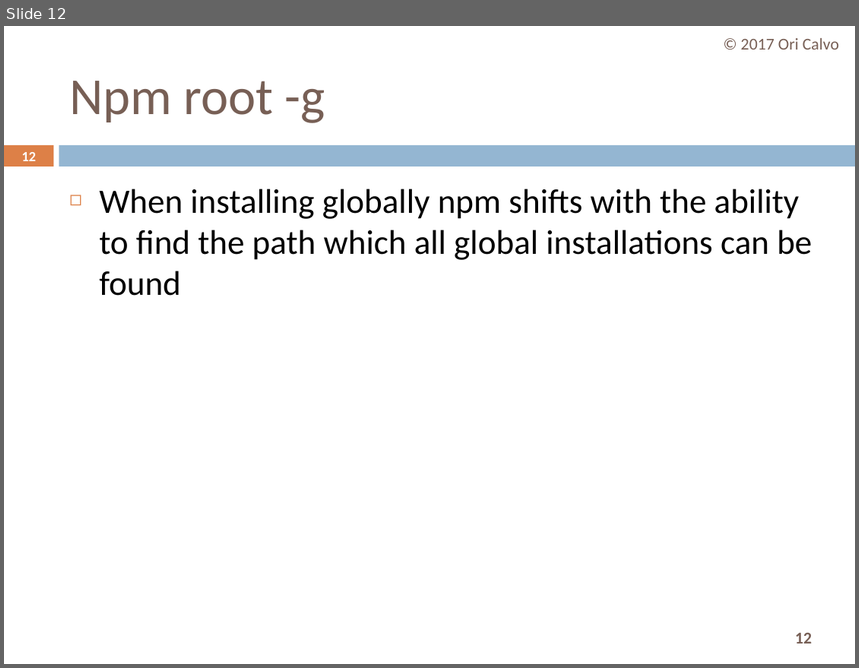
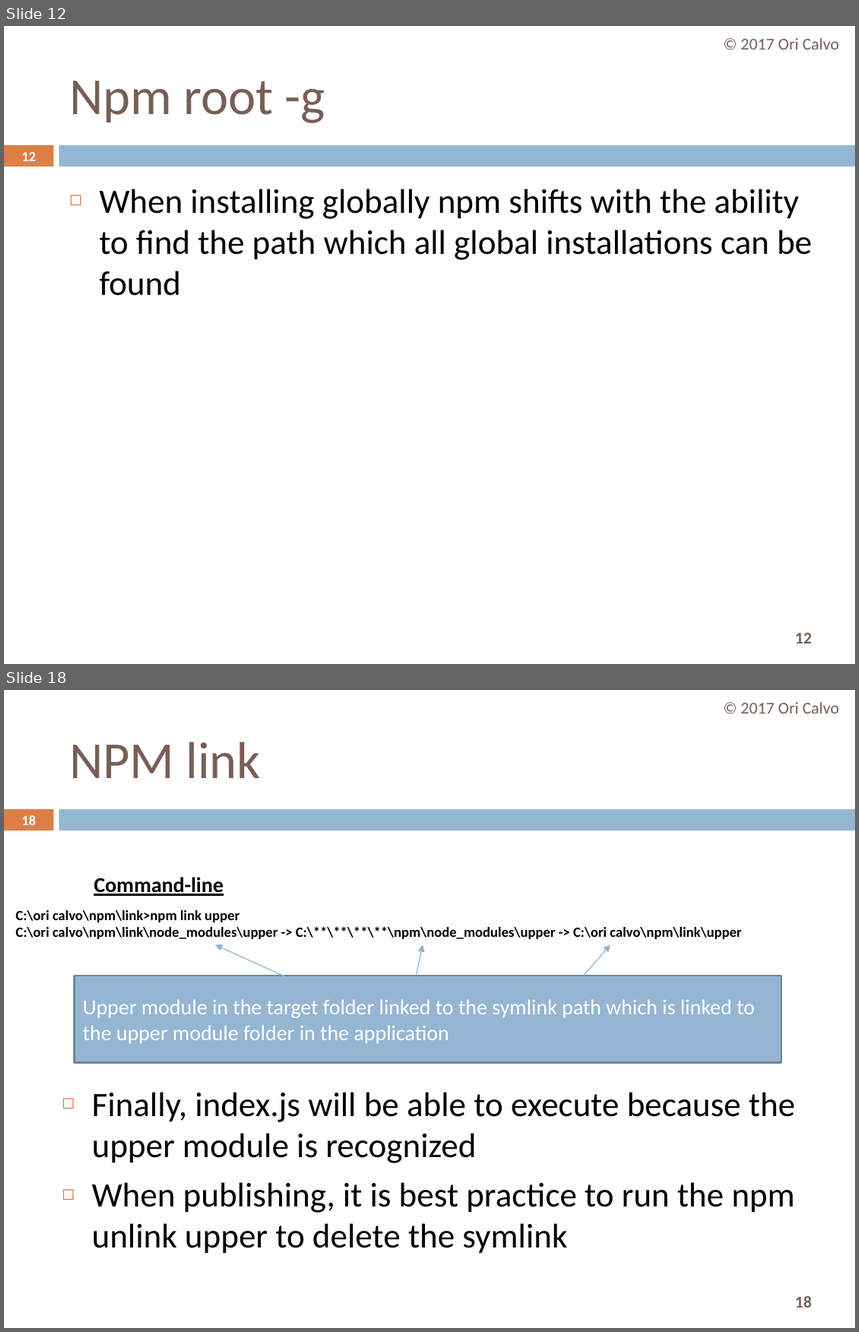
Before and after one commit to oricalvo/course-angular, a slide deck: PPTs/npm.pptx. Shown one above the other, each under a label of ours: slide 12 before the commit, slides 12 and 18 after it; the slides between them are not shown. The pictures are 859x668 and 859x1332 pixels, drawn with LibreOffice and Linux fonts; fonts in the diff are those of the drawing. Boxes give left, top, right and bottom in pixels: in the first picture for what was removed or moved away, otherwise in the second. Text is boxed around its words. In the diff, an @@ line names an element or a change of style, - is before the commit and + after.

```diff
--- a/PPTs/npm.pptx
+++ b/PPTs/npm.pptx
@@ slide 18 added at [4, 690, 855, 1328], background #FFFFFF; not listed: 3 template elements that a slide beside it also shows @@
@@ text added at [741, 702, 839, 714], 14 pt, text #775F55 @@
+© 2017 Ori Calvo
@@ title added at [69, 742, 261, 778], 44 pt, text #775F55 @@
+NPM link
@@ page number added at [21, 815, 36, 825], 11.9 pt, text #FFFFFF, bold @@
+18
@@ text added at [94, 877, 224, 896], 18 pt, text #000000, bold, underline @@
+Command-line
@@ text added at [15, 910, 741, 939], 12 pt, text #000000, bold @@
+C:\ori calvo\npm\link>npm link upper
+C:\ori calvo\npm\link\node_modules\upper -> C:\**\**\**\**\npm\node_modules\upper -> C:\ori calvo\npm\link\upper
@@ arrow added from (296, 981) to (215, 945), #94B6D2 0.79 pt @@
@@ arrow added from (416, 976) to (423, 945), #94B6D2 0.79 pt @@
@@ arrow added from (584, 976) to (611, 945), #94B6D2 0.79 pt @@
@@ rectangle added at [75, 976, 782, 1063], fill #94B6D2, outline #6D879B 1.5 pt, 18 pt, text #FFFFFF @@
+Upper module in the target folder linked to the symlink path which is linked to the upper module folder in the application
@@ text added at [92, 1092, 795, 1254], 29 pt, text #000000 @@
+◻ Finally, index.js will be able to execute because the upper module is recognized
+◻ When publishing, it is best practice to run the npm unlink upper to delete the symlink
```
Also in this commit, not shown: 5 slides changed, 10 other slides added.
